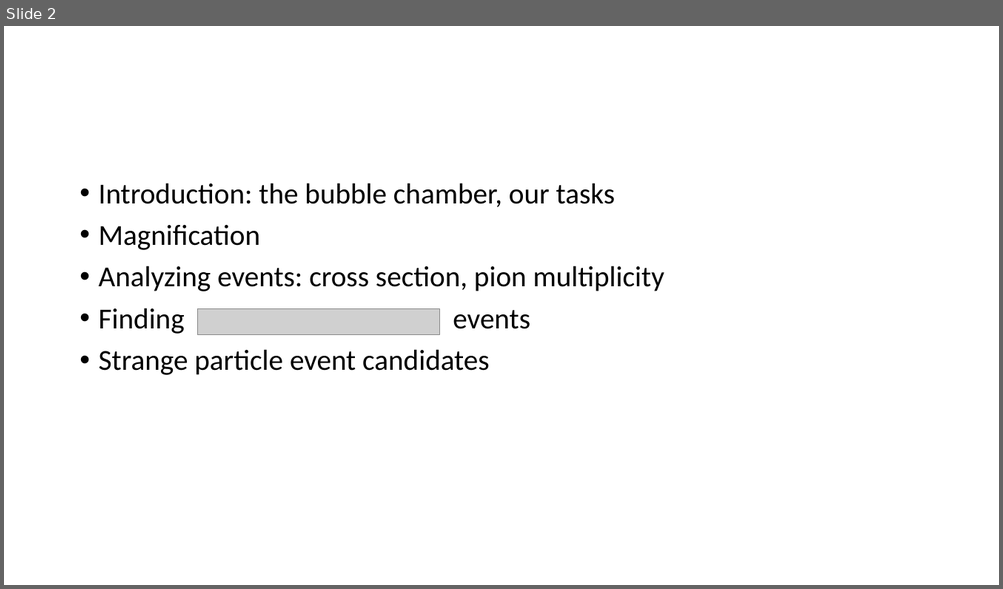
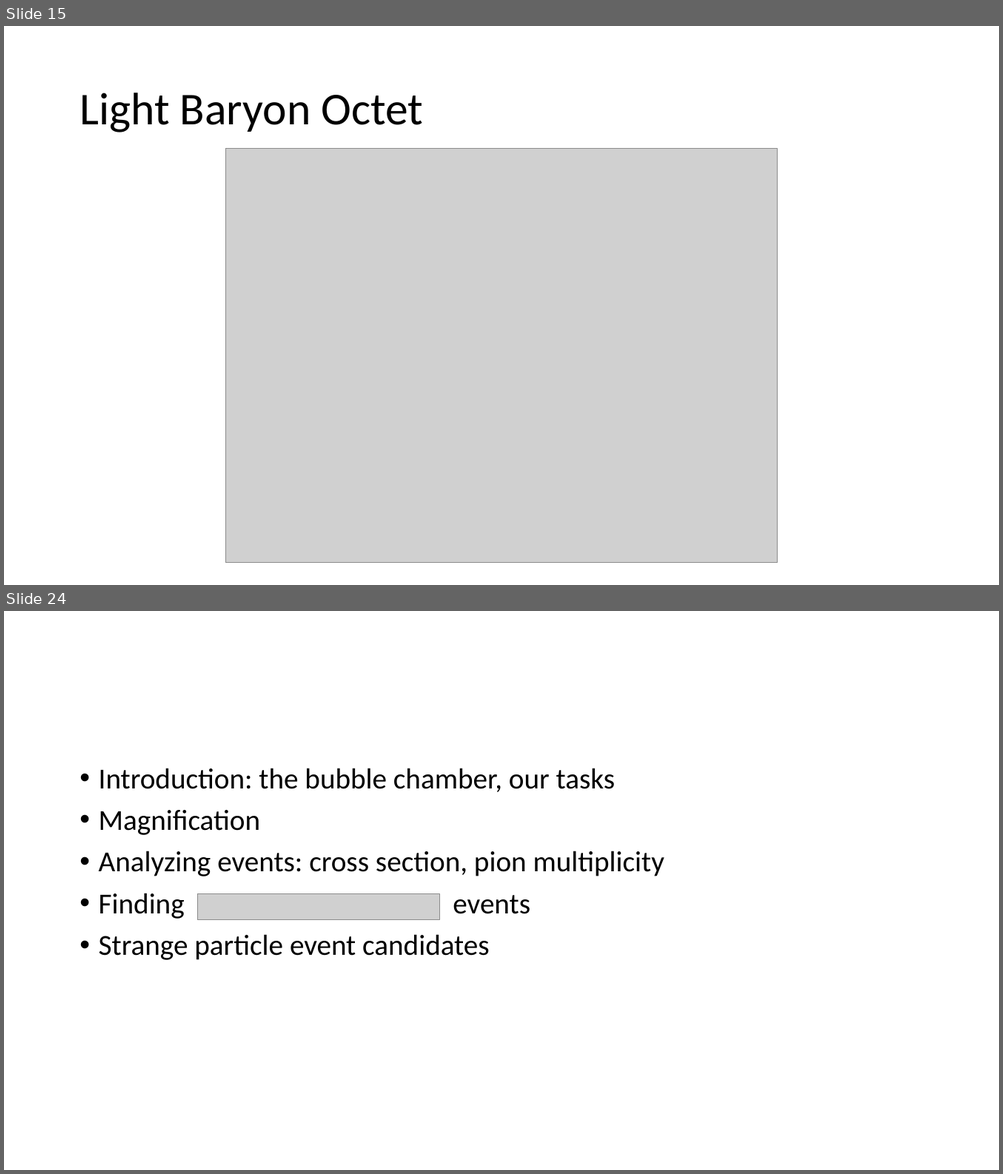
Before and after one commit to mitlabence/Lab18, a slide deck: Presentation/E212.pptx. Shown one above the other, each under a label of ours: slide 2 before the commit, slides 15 and 24 after it; the slides between them are not shown. The pictures are 1003x589 and 1003x1174 pixels, drawn with LibreOffice and Linux fonts; fonts in the diff are those of the drawing; grey boxes stand for pictures. Boxes give left, top, right and bottom in pixels: in the first picture for what was removed or moved away, otherwise in the second. Text is boxed around its words. In the diff, an @@ line names an element or a change of style, - is before the commit and + after.

```diff
--- a/Presentation/E212.pptx
+++ b/Presentation/E212.pptx
@@ slide 15 added at <box>4,26,999,585</box>, background #FFFFFF @@
@@ title added at <box>79,93,423,133</box>, 44 pt, text #000000 @@
+Light Baryon Octet
@@ picture added at <box>225,149,778,563</box> @@
@@ what was slide 2 is now slide 24 @@
```
Also in this commit, not shown: 3 slides changed, 29 other slides added, 15 other files.
